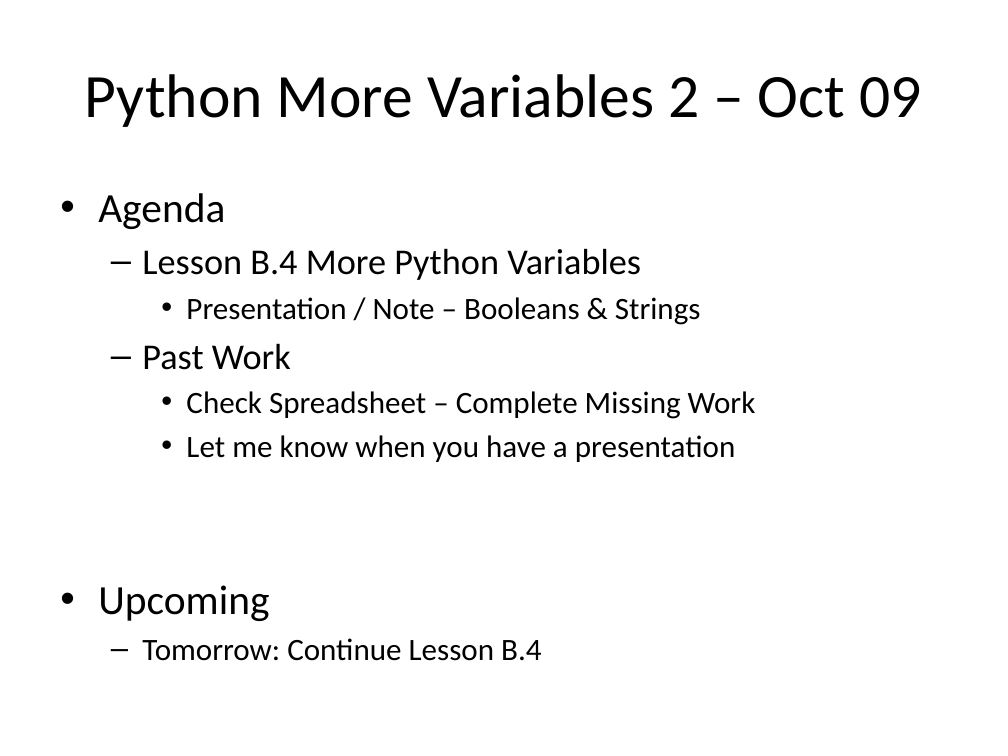
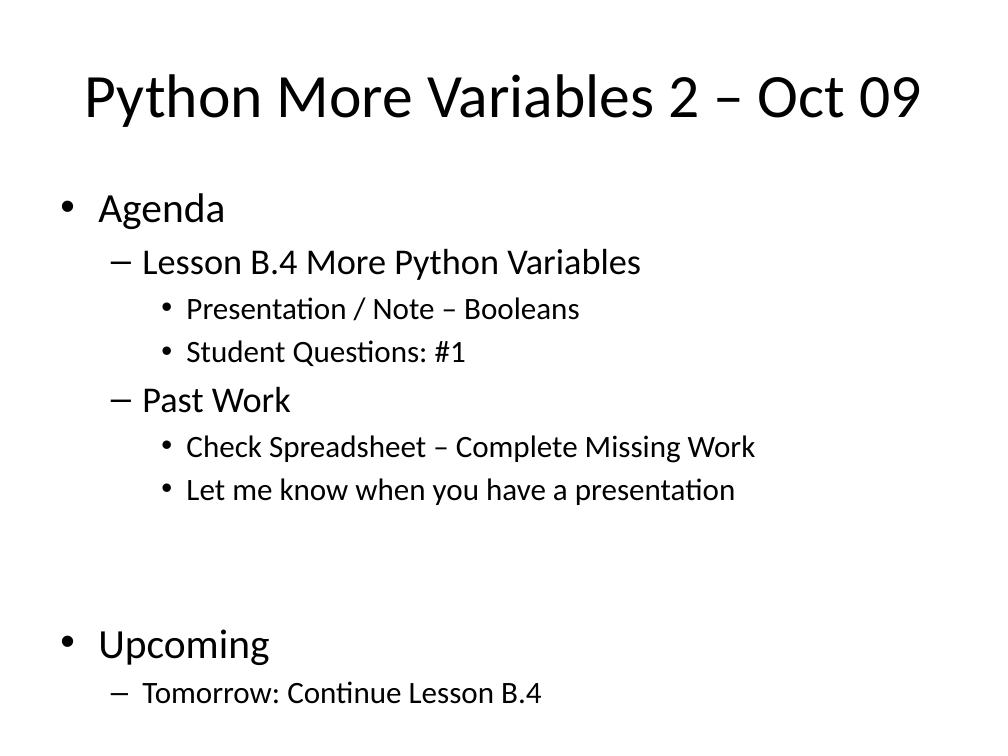
Before and after one commit to Greg5519/ICS3C0, a slide deck: slide 1 of Daily Agendas/Day6.3_PythonMoreVariables2.pptx. Drawn at 1008x756 pixels with LibreOffice and Linux fonts; fonts in the diff are those of the drawing. Boxes give left, top, right and bottom in pixels: in the first picture for what was removed or moved away, otherwise in the second. Text is boxed around its words. In the diff, an @@ line names an element or a change of style, - is before the commit and + after.

```diff
--- a/Daily Agendas/Day6.3_PythonMoreVariables2.pptx
+++ b/Daily Agendas/Day6.3_PythonMoreVariables2.pptx
@@ text at (186, 297, 580, 366): text changed @@
-    • Presentation / Note – Booleans & Strings
+    • Presentation / Note – Booleans
+    • Student Questions: #1
```
Also in this commit, not shown: 1 slide removed, 3 other files.
